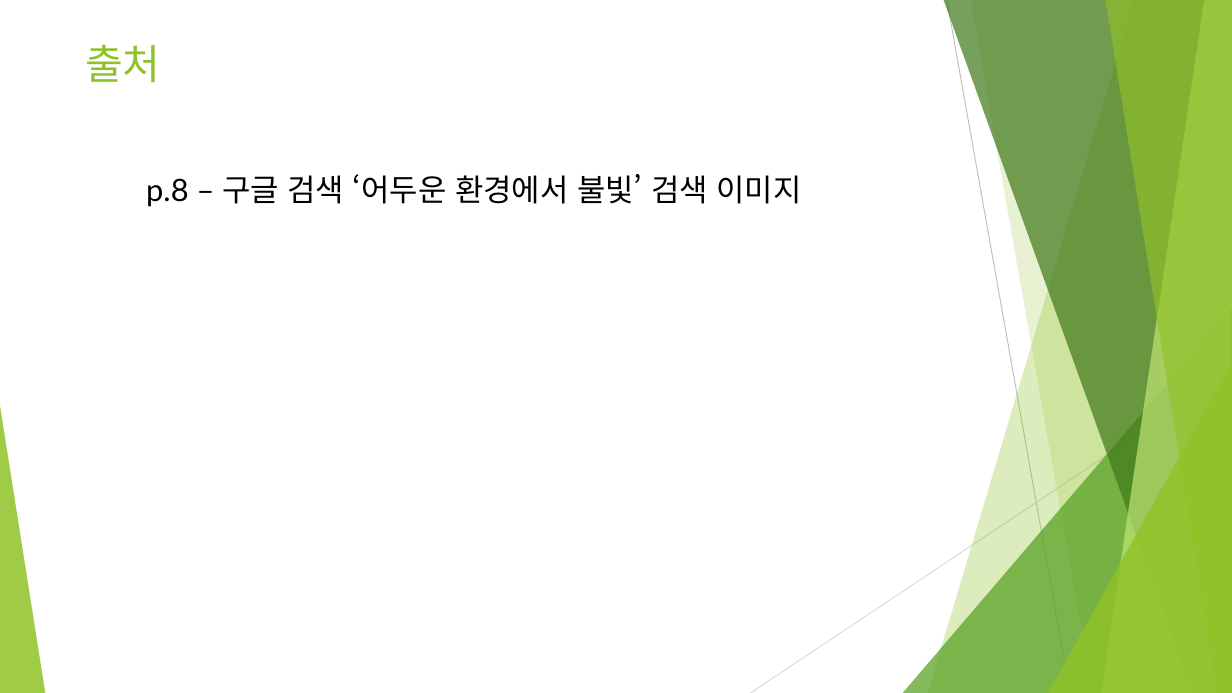
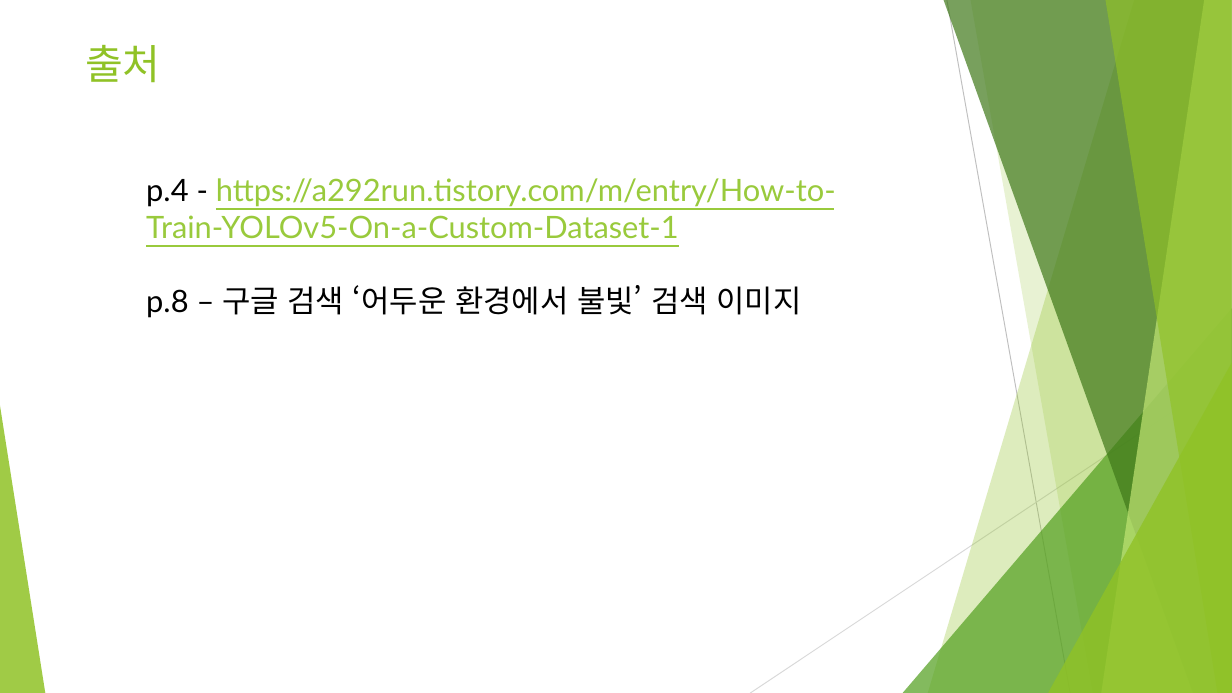
Before and after one commit to eternitylsh/LightPatternProject, a slide deck: slide 12 of Project_plan_report/프로젝트_발표_이승훈.pptx. Drawn at 1232x693 pixels with LibreOffice and Linux fonts; fonts in the diff are those of the drawing. Boxes give left, top, right and bottom in pixels: in the first picture for what was removed or moved away, otherwise in the second. Text is boxed around its words. In the diff, an @@ line names an element or a change of style, - is before the commit and + after.

```diff
--- a/Project_plan_report/프로젝트_발표_이승훈.pptx
+++ b/Project_plan_report/프로젝트_발표_이승훈.pptx
@@ text at [146, 178, 836, 239]: paragraph added @@
+p.4 - https://a292run.tistory.com/m/entry/How-to-Train-YOLOv5-On-a-Custom-Dataset-1
```
Also in this commit, not shown: 2 other slides changed, 1 other file.
